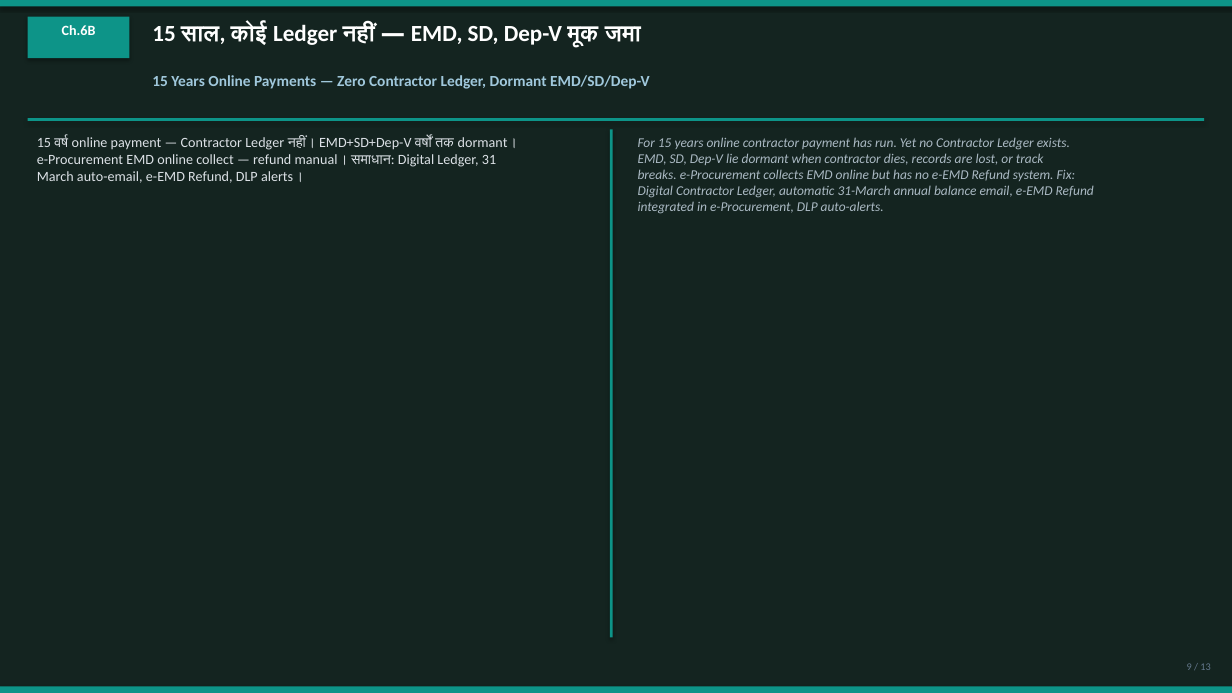
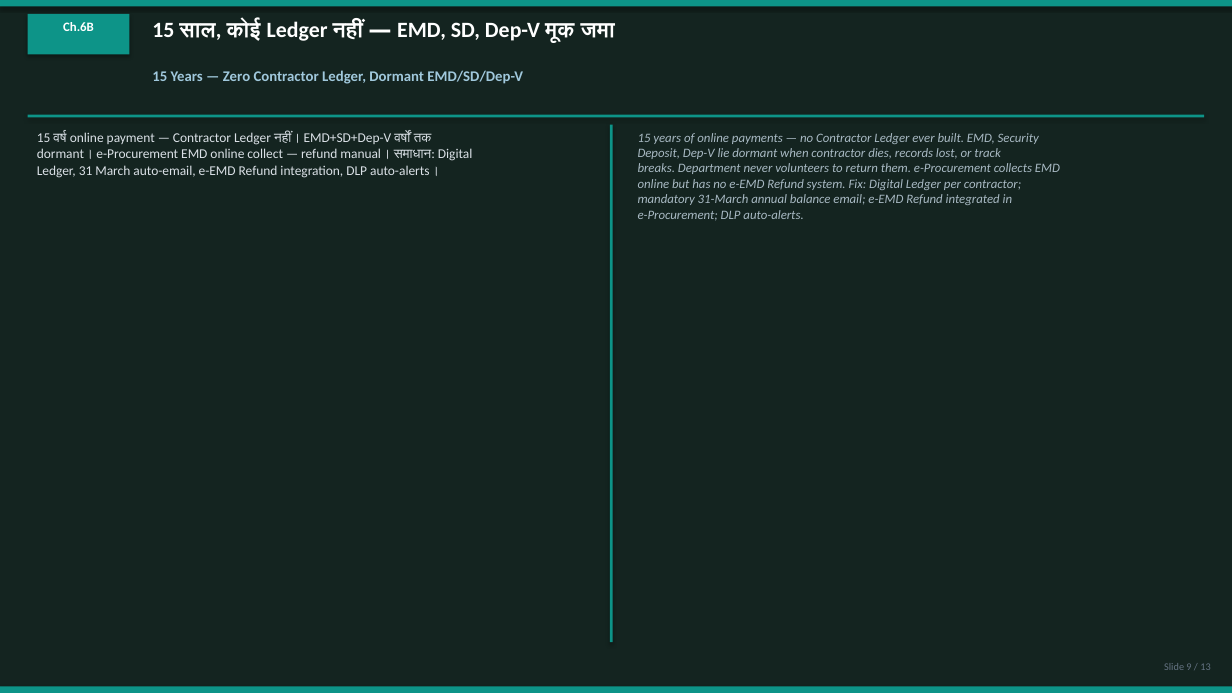
Before and after one commit to CRAJKUMARSINGH/News-Article-Elaborator, a slide deck: slide 9 of artifacts/rajasthan-ifms-crisis/PWD-eMB-Corruption-Investigation.pptx. Drawn at 1232x693 pixels with LibreOffice and Linux fonts; fonts in the diff are those of the drawing. Boxes give left, top, right and bottom in pixels: in the first picture for what was removed or moved away, otherwise in the second. Text is boxed around its words. In the diff, an @@ line names an element or a change of style, - is before the commit and + after.

```diff
--- a/artifacts/rajasthan-ifms-crisis/PWD-eMB-Corruption-Investigation.pptx
+++ b/artifacts/rajasthan-ifms-crisis/PWD-eMB-Corruption-Investigation.pptx
@@ text "Ch.6B" at [63, 22, 94, 31]: size 11 to 10 pt @@
@@ text "15 साल, कोई Ledger नहीं ..." at [152, 20, 615, 43]: size 18 to 17 pt @@
@@ text at [152, 70, 523, 84]: text changed; size 12 to 11.5 pt @@
-15 Years Online Payments — Zero Contractor Ledger, Dormant EMD/SD/Dep-V
+15 Years — Zero Contractor Ledger, Dormant EMD/SD/Dep-V
@@ rectangle: place and size @@
-rectangle at [28, 118, 1204, 121]
+rectangle at [28, 115, 1204, 117]
@@ text at [37, 132, 473, 178]: text changed; size 11 to 10.5 pt; text colour #DCE1E6 to #DAE0E6 @@
-15 वर्ष online payment — Contractor Ledger नहीं। EMD+SD+Dep-V वर्षों तक dormant।
-e-Procurement EMD online collect — refund manual। समाधान: Digital Ledger, 31
-March auto-email, e-EMD Refund, DLP alerts।
+15 वर्ष online payment — Contractor Ledger नहीं। EMD+SD+Dep-V वर्षों तक
+dormant। e-Procurement EMD online collect — refund manual। समाधान: Digital
+Ledger, 31 March auto-email, e-EMD Refund integration, DLP auto-alerts।
@@ rectangle: place and size @@
-rectangle at [610, 129, 613, 638]
+rectangle at [610, 125, 613, 642]
@@ text at [638, 133, 1060, 221]: text changed; size 10.5 to 10 pt; text colour #AAB9C3 to #A8B9C3 @@
-For 15 years online contractor payment has run. Yet no Contractor Ledger exists.
-EMD, SD, Dep-V lie dormant when contractor dies, records are lost, or track
-breaks. e-Procurement collects EMD online but has no e-EMD Refund system. Fix:
-Digital Contractor Ledger, automatic 31-March annual balance email, e-EMD Refund
-integrated in e-Procurement, DLP auto-alerts.
+15 years of online payments — no Contractor Ledger ever built. EMD, Security
+Deposit, Dep-V lie dormant when contractor dies, records lost, or track
+breaks. Department never volunteers to return them. e-Procurement collects EMD
+online but has no e-EMD Refund system. Fix: Digital Ledger per contractor;
+mandatory 31-March annual balance email; e-EMD Refund integrated in
+e-Procurement; DLP auto-alerts.
@@ text at [1164, 663, 1210, 670]: text changed; text colour #64788C to #647382 @@
-9 / 13
+Slide 9 / 13
```
Also in this commit, not shown: 13 other slides changed, 6 other files.
